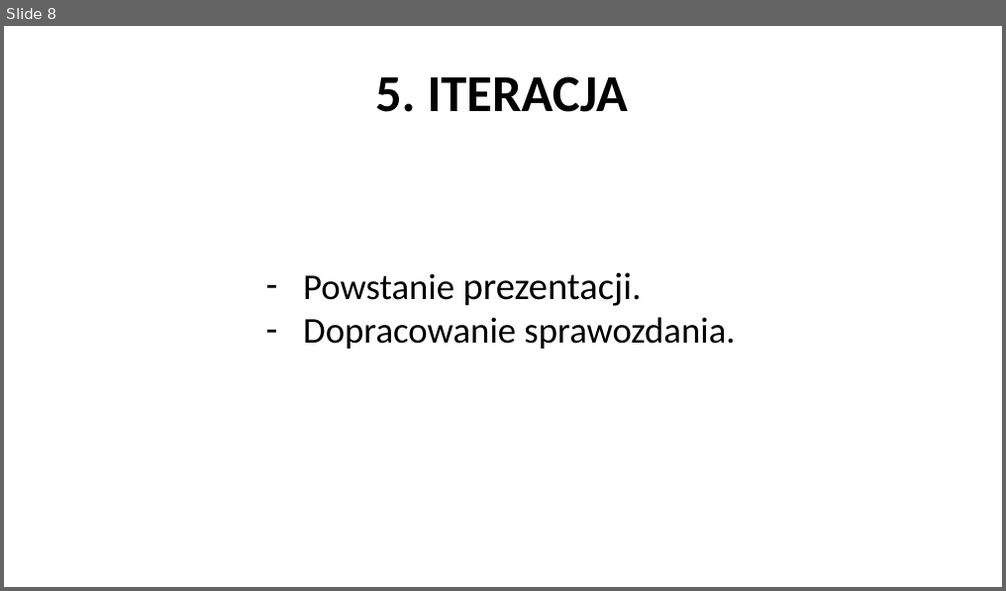
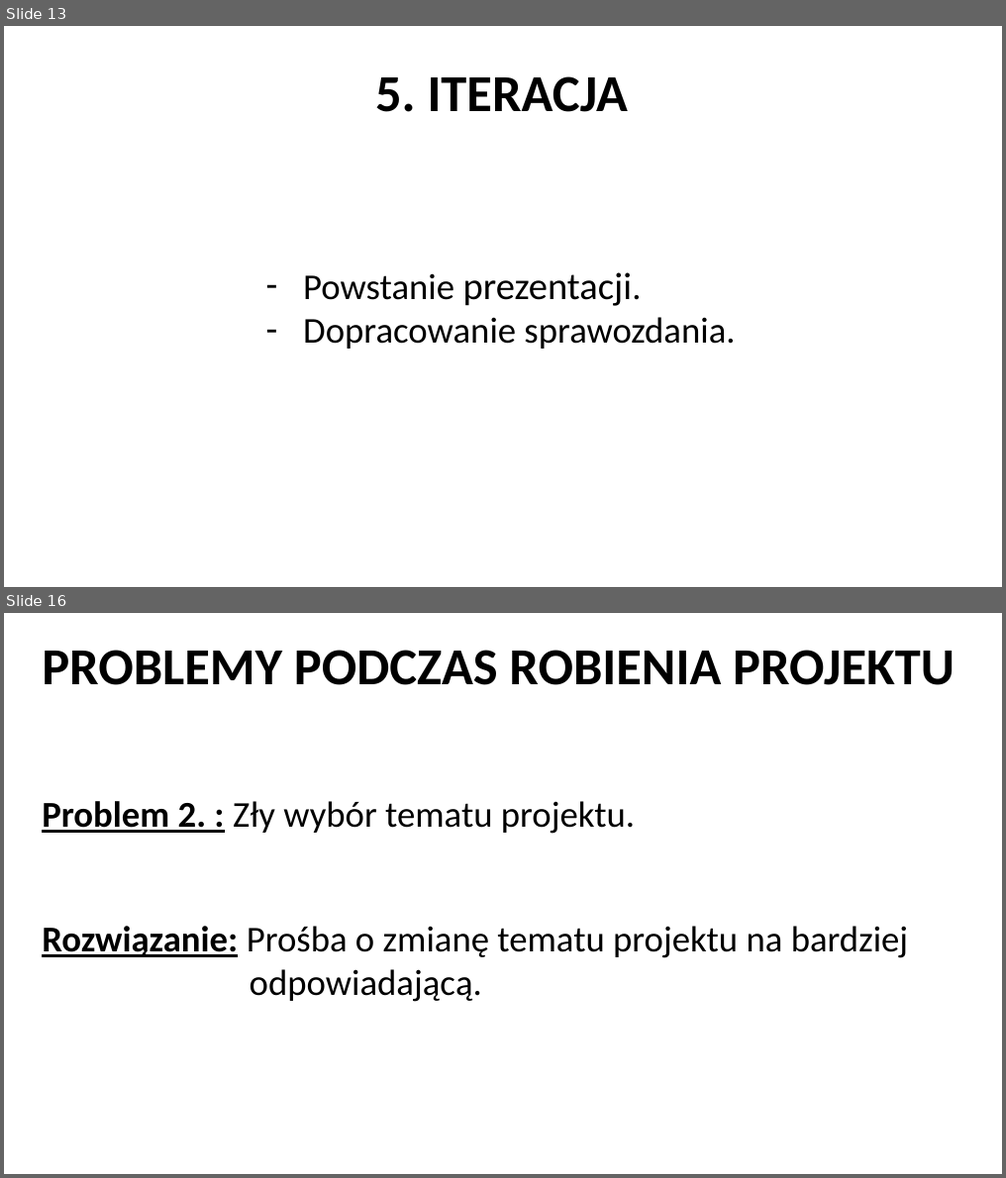
Before and after one commit to ivanprokopets/Team-Project, a slide deck: Documentation/Presentation/Presentation.pptx. Shown one above the other, each under a label of ours: slide 8 before the commit, slides 13 and 16 after it; the slides between them are not shown. The pictures are 1006x591 and 1006x1178 pixels, drawn with LibreOffice and Linux fonts; fonts in the diff are those of the drawing; background and template pictures are left out. Boxes give left, top, right and bottom in pixels: in the first picture for what was removed or moved away, otherwise in the second. Text is boxed around its words. In the diff, an @@ line names an element or a change of style, - is before the commit and + after.

```diff
--- a/Documentation/Presentation/Presentation.pptx
+++ b/Documentation/Presentation/Presentation.pptx
@@ slide 16 added at [4,613,1002,1174], background picture (left out) @@
@@ text added at [42,650,954,685], 50 pt, text #000000, bold @@
+PROBLEMY PODCZAS ROBIENIA PROJEKTU
@@ text added at [42,801,635,834], 35 pt, text #000000 @@
+Problem 2. : Zły wybór tematu projektu.
@@ text added at [42,926,909,1002], 35 pt, text #000000 @@
+Rozwiązanie: Prośba o zmianę tematu projektu na bardziej
+odpowiadającą.
@@ what was slide 8 is now slide 13 @@
```
Also in this commit, not shown: 1 slide changed, 15 other slides added.
